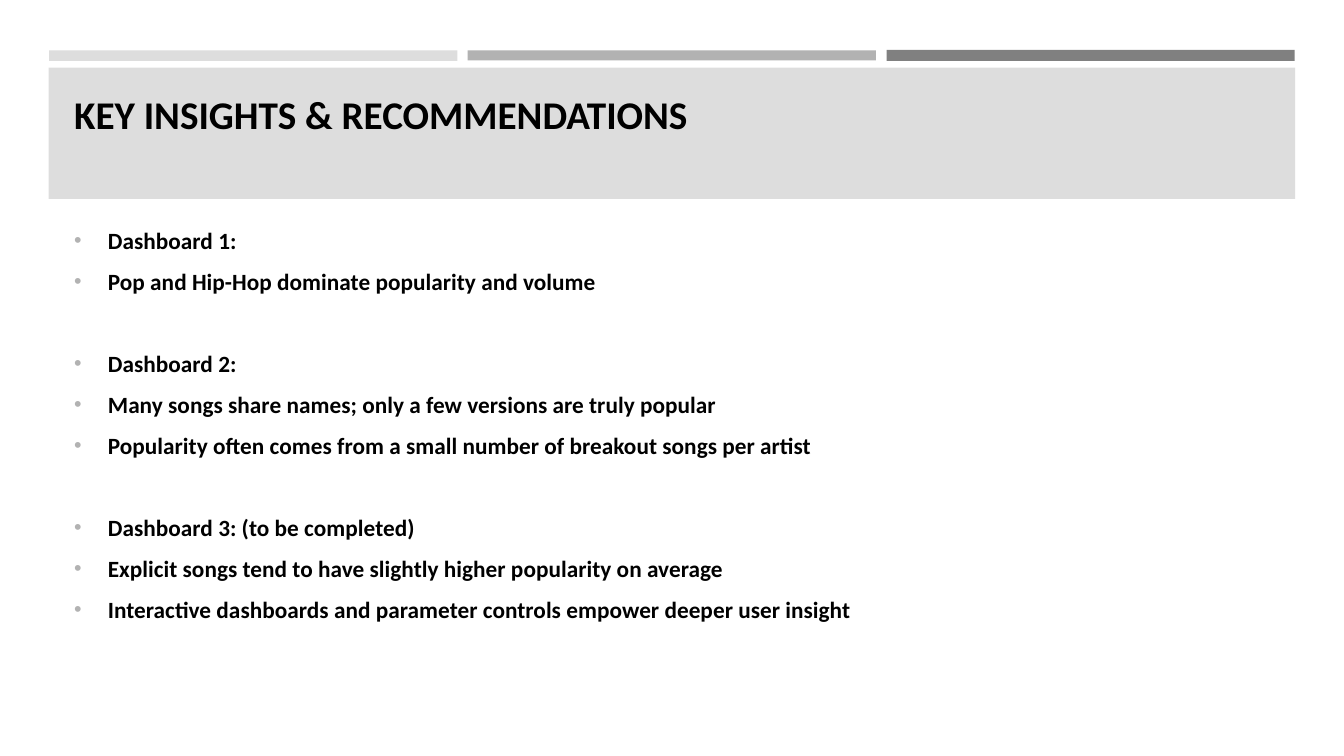
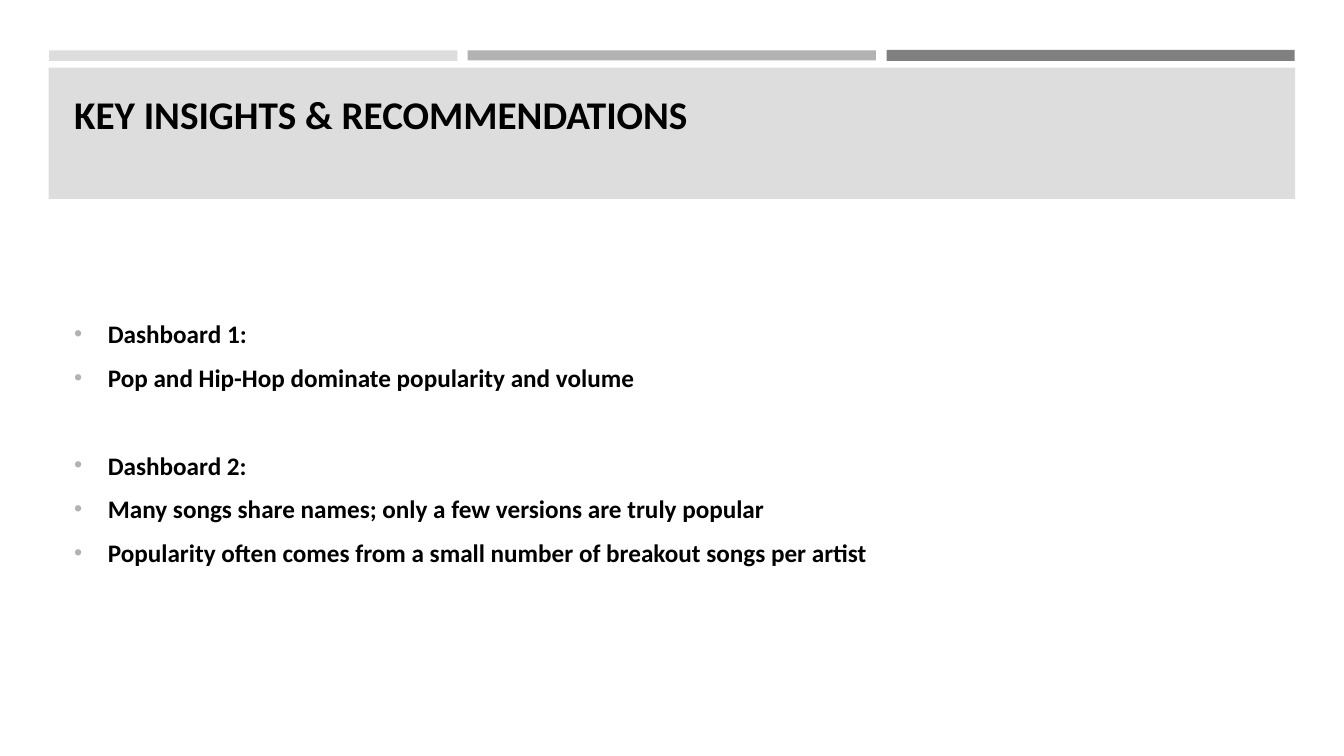
Before and after one commit to YingshenYe/Data-visualization, a slide deck: slide 6 of Visualizing Song Popularity From Spotify.pptx (slide 7 before the commit). Drawn at 1344x756 pixels with LibreOffice and Linux fonts; fonts in the diff are those of the drawing. Boxes give left, top, right and bottom in pixels: in the first picture for what was removed or moved away, otherwise in the second. Text is boxed around its words. In the diff, an @@ line names an element or a change of style, - is before the commit and + after.

```diff
--- a/Visualizing Song Popularity From Spotify.pptx
+++ b/Visualizing Song Popularity From Spotify.pptx
@@ text "Dashboard 1:" at <box>108,325,867,567</box>: size 16.6 to 18 pt @@
@@ text at <box>108,519,850,622</box>: paragraphs removed @@
-• Dashboard 3: (to be completed)
-• Explicit songs tend to have slightly higher popularity on average
-• Interactive dashboards and parameter controls empower deeper user insight
```
Also in this commit, not shown: 2 other slides changed, 1 slide removed.
